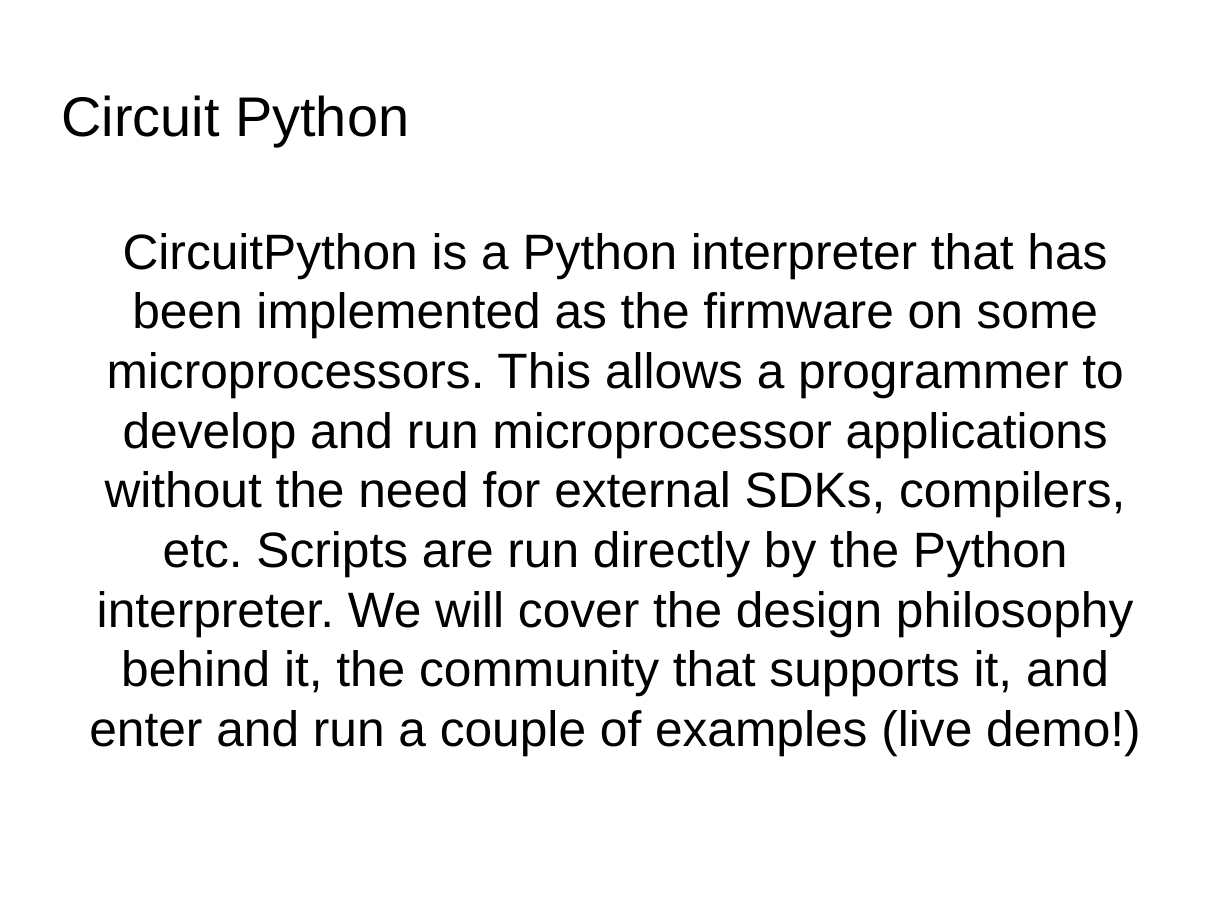
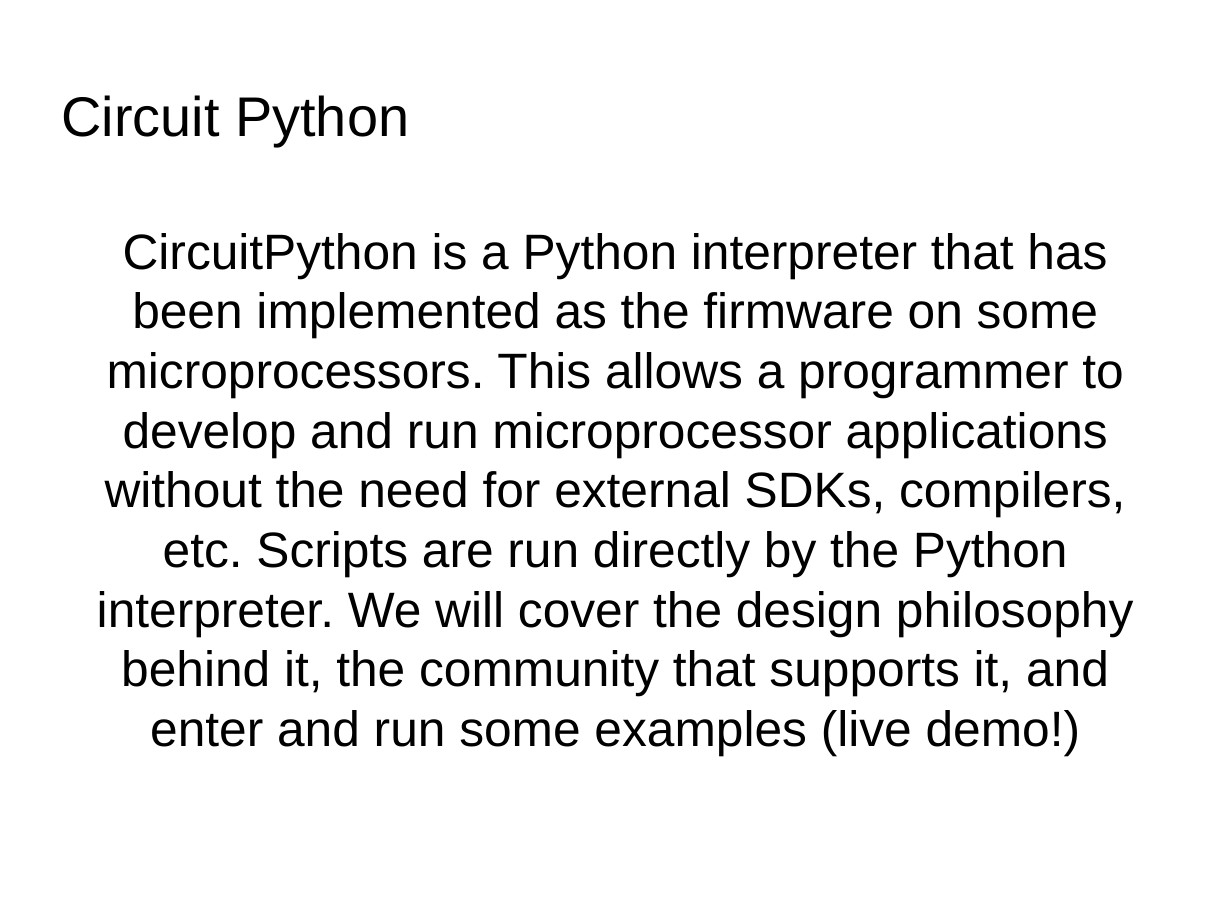
Before and after one commit to siehputz/uniforum2020, a slide deck: slide 16 of uniforum-three-quickies.odp. Drawn at 1232x924 pixels with LibreOffice and Linux fonts; fonts in the diff are those of the drawing; background and template pictures are left out. Boxes give left, top, right and bottom in pixels: in the first picture for what was removed or moved away, otherwise in the second. Text is boxed around its words. In the diff, an @@ line names an element or a change of style, - is before the commit and + after.

Commit message:
Circuitpyhton updates

```diff
--- a/uniforum-three-quickies.odp
+++ b/uniforum-three-quickies.odp
@@ subtitle at (97, 233, 1133, 755): text changed @@
-CircuitPython is a Python interpreter that has been implemented as the firmware on some microprocessors. This allows a programmer to develop and run microprocessor applications without the need for external SDKs, compilers, etc. Scripts are run directly by the Python interpreter. We will cover the design philosophy behind it, the community that supports it, and enter and run a couple of examples (live demo!)
+CircuitPython is a Python interpreter that has been implemented as the firmware on some microprocessors. This allows a programmer to develop and run microprocessor applications without the need for external SDKs, compilers, etc. Scripts are run directly by the Python interpreter. We will cover the design philosophy behind it, the community that supports it, and enter and run some examples (live demo!)
```
Also in this commit, not shown: 4 other slides changed, 1 slide added.
